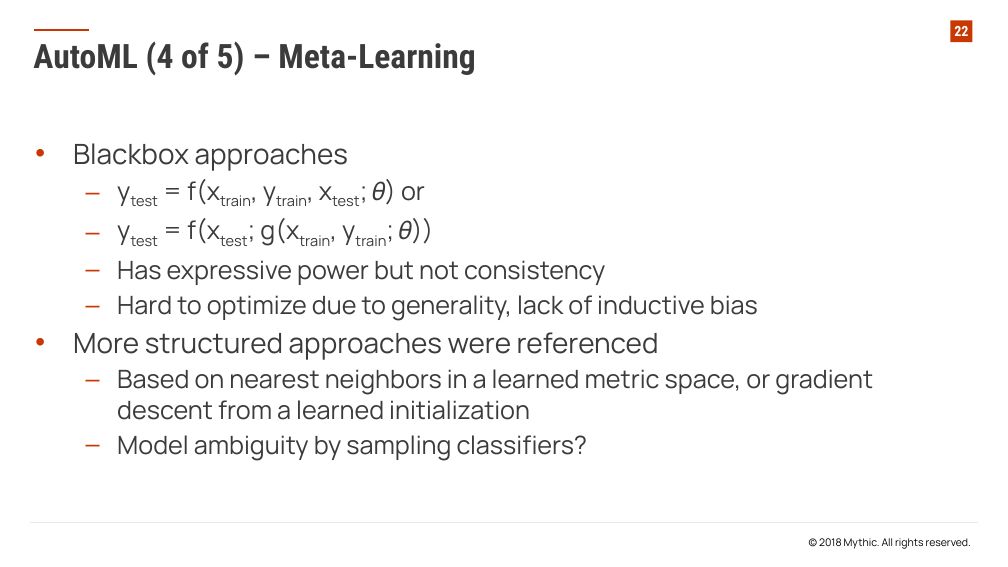
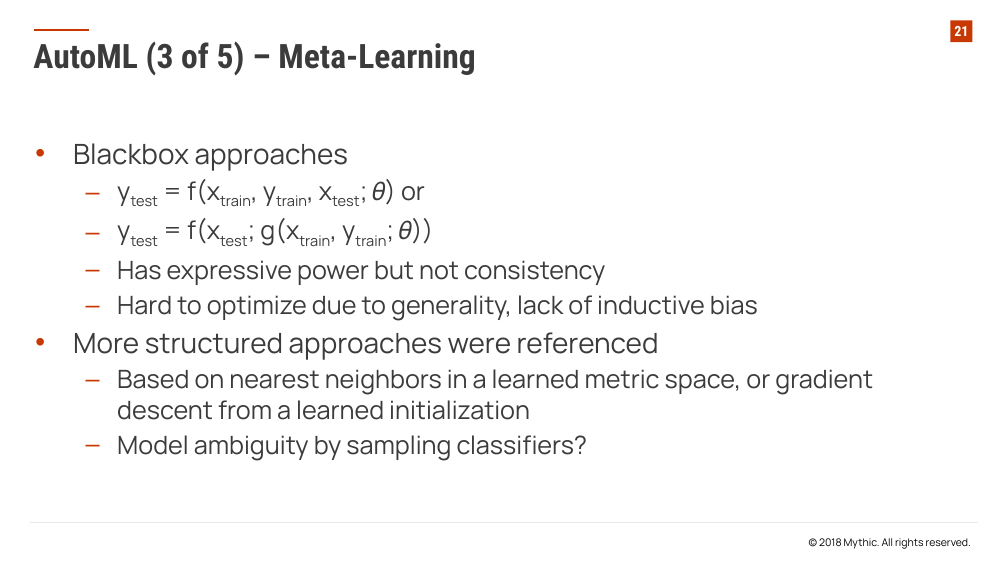
Before and after one commit to EbTech/ICML-2018, a slide deck: slide 21 of ICML 2018 Presentation.pptx (slide 22 before the commit). Drawn at 1008x567 pixels with LibreOffice and Linux fonts; fonts in the diff are those of the drawing; background and template pictures are left out. Boxes give left, top, right and bottom in pixels: in the first picture for what was removed or moved away, otherwise in the second. Text is boxed around its words. In the diff, an @@ line names an element or a change of style, - is before the commit and + after.

```diff
--- a/ICML 2018 Presentation.pptx
+++ b/ICML 2018 Presentation.pptx
@@ page number at [954, 26, 968, 36]: text changed @@
-22
+21
@@ text at [33, 41, 475, 75]: text changed @@
-AutoML (4 of 5) – Meta-Learning
+AutoML (3 of 5) – Meta-Learning
```
Also in this commit, not shown: 5 other slides changed.
